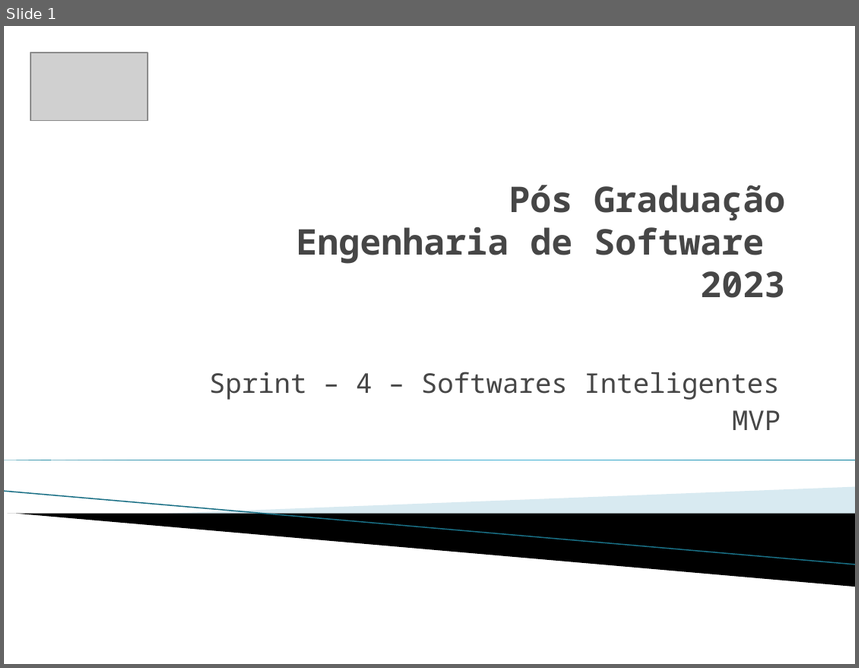
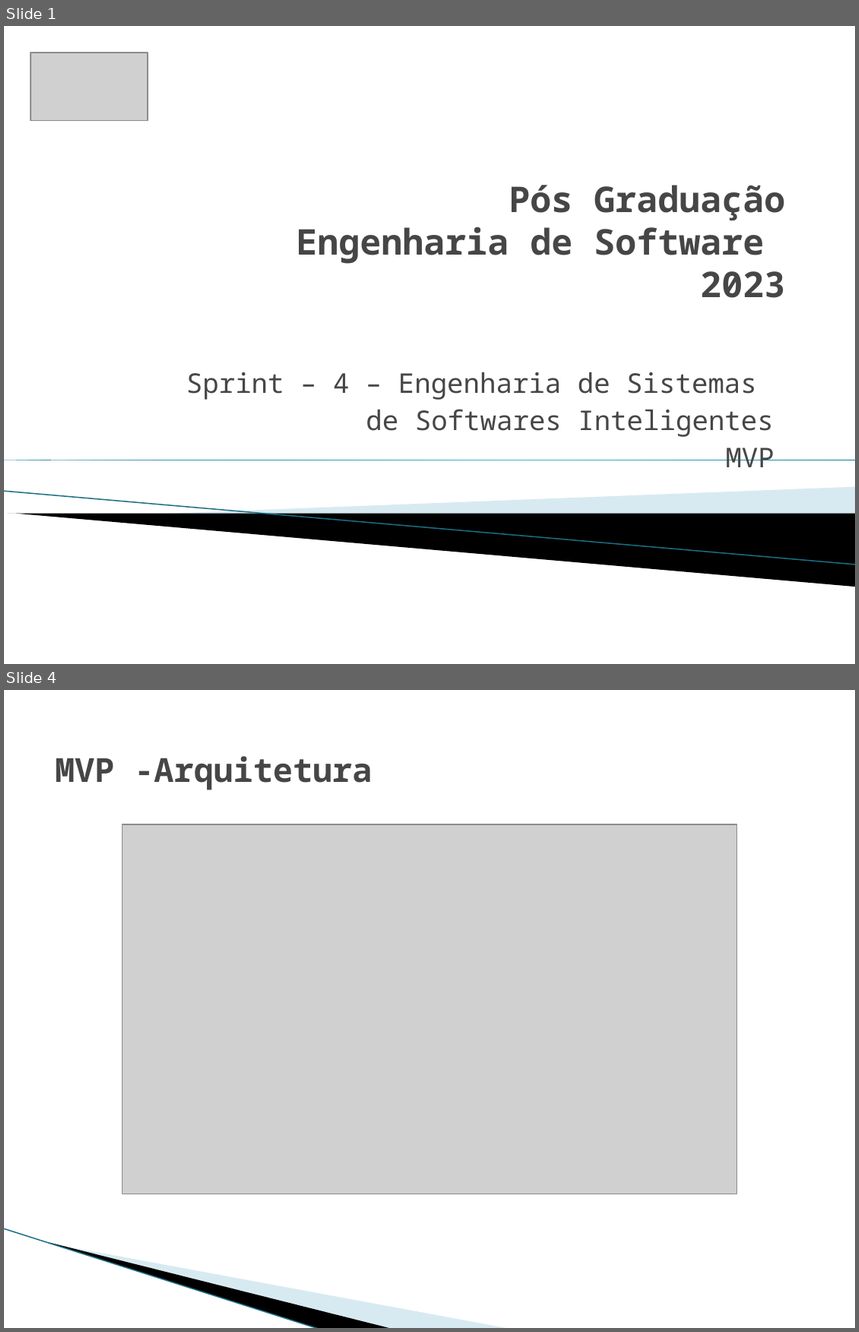
Before and after one commit to Etyonamine/puc-rio-mvp-sprint-04-front-end, a slide deck: documentacao/Apresentação1.pptx. Shown one above the other, each under a label of ours: slide 1 before the commit, slides 1 and 4 after it; the slides between them are not shown. The pictures are 859x668 and 859x1332 pixels, drawn with LibreOffice and Linux fonts; fonts in the diff are those of the drawing; grey boxes stand for pictures; background and template pictures are left out. Boxes give left, top, right and bottom in pixels: in the first picture for what was removed or moved away, otherwise in the second. Text is boxed around its words. In the diff, an @@ line names an element or a change of style, - is before the commit and + after.

```diff
--- a/documentacao/Apresentação1.pptx
+++ b/documentacao/Apresentação1.pptx
@@ slide 4 added at bbox=[4, 690, 855, 1328], background #FFFFFF @@
@@ title added at bbox=[55, 756, 372, 790], 28 pt, text #464646, bold @@
+MVP -Arquitetura
@@ picture added at bbox=[123, 825, 737, 1194] @@
@@ freeform shape added at bbox=[70, 1156, 424, 1290], fill #A0CBDC at 40% opacity @@
@@ freeform shape added at bbox=[4, 1229, 353, 1307], fill #000000 @@
@@ line added from (4, 1229) to (320, 1328), #97C5D8 0.95 pt @@
@@ slide 1 changed as well @@
@@ subtitle "Sprint – 4 – Engenharia ...": place and size @@
-subtitle "Sprint – 4 – Engenharia ..." at bbox=[209, 372, 781, 430]
+subtitle "Sprint – 4 – Engenharia ..." at bbox=[186, 373, 775, 468]
@@ subtitle at bbox=[186, 373, 773, 437]: text changed @@
-Sprint – 4 – Softwares Inteligentes
+Sprint – 4 – Engenharia de Sistemas
+de Softwares Inteligentes
```
Also in this commit, not shown: 2 other slides changed, 1 other slide added, 4 slides removed, 1 other file.
